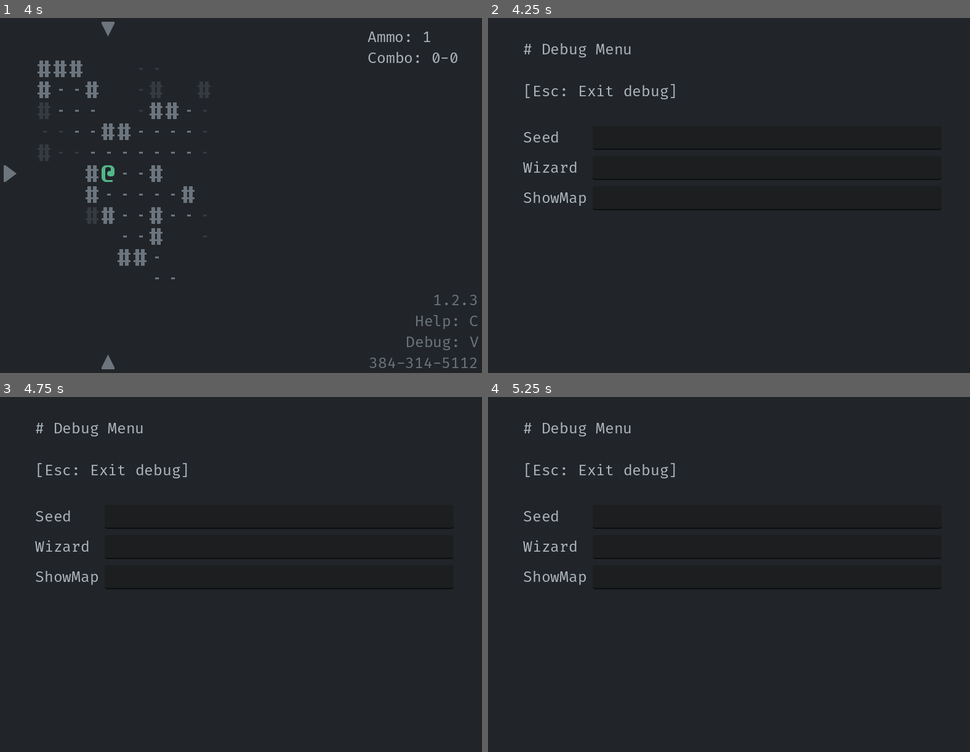
Above: before the commit, frames 1-4 (two rows, left to right).
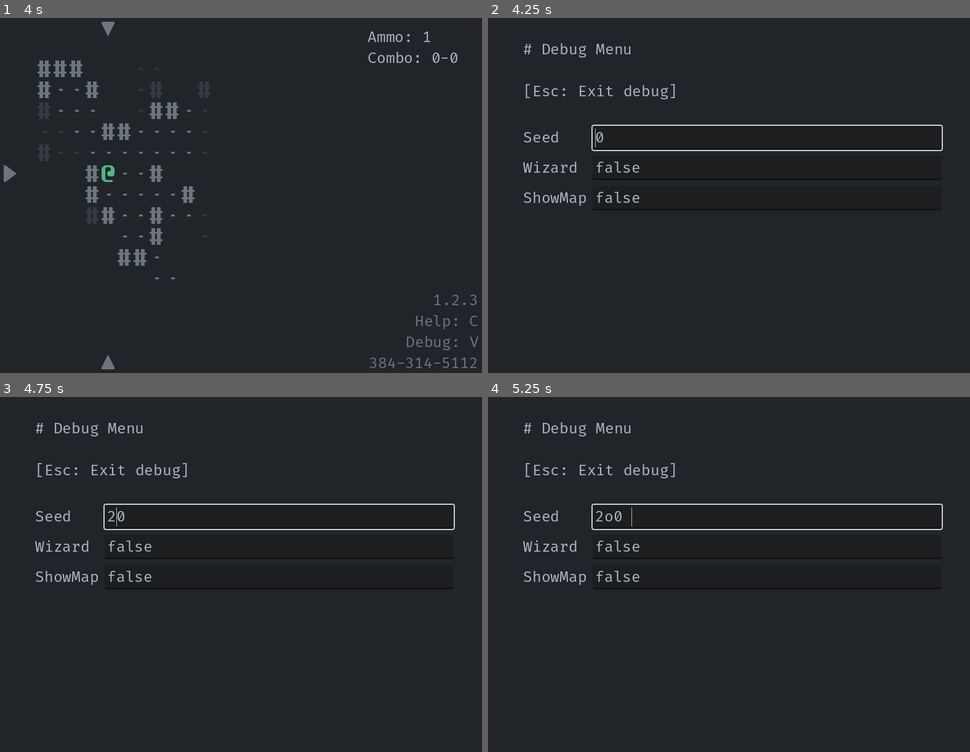
Above: after the commit, the same moments.

Repository: Bozar/godot-4-roguelike-demo
Game: Godot game, scene res://scene/main/main_screen.tscn
The game is run twice, just before and just after one commit, with the same random seed, the same clock (stepped at 60 frames per second) and the same inputs.
Inputs:
- Up to frame 1 (4 s): tap Space (aim) at 0.5, 2, 2.1, 3.5 s; hold Right (move_right) 0.53-1.28 s; tap 1 (add_ammo) at 0.6, 3.6 s; tap O (restart_game) at 1.25, 2.75 s; hold Down (move_down) 1.28-2.03 s; tap 2 (add_combo) at 1.35 s; hold Right (move_right) 2.03-2.78 s; hold Up (move_up) 2.78-3.53 s; tap R (replay_game) at 2.85 s; hold Left (move_left) from 3.53 s (still down)
- Up to frame 2 (4.25 s): keep holding Left (move_left); tap V (open_debug_menu) at 4.15 s
- Up to frame 3 (4.75 s): keep holding Left (move_left); tap 2 (add_combo) at 4.35 s
- Up to frame 4 (5.25 s): tap O (restart_game) at 5 s; release Left (move_left) at 5.03 s; hold Down (move_down) from 5.03 s (still down); tap Space (aim) at 5.1 s

Frame 1 is identical in both runs. In frame 2, 0.7% of the frame differs, in the area x 21-95%, y 30-53%; in frame 3, 0.8%; in frame 4, 0.8%.

Commit message:
Debug screen: Load settings from TransferData.

Diff:
--- /dev/null
+++ b/library/custom_line_edit.gd
@@ -0,0 +1,29 @@
+class_name CustomLineEdit
+extends LineEdit
+
+
+const FONT_COLOR_SETTINGS: Array = [
+        ["font_color", true],
+        ["font_placeholder_color", false],
+]
+
+
+func _ready() -> void:
+    text = ""
+    placeholder_text = ""
+
+
+func init_gui() -> void:
+    pass
+
+
+func _set_font_color() -> void:
+    var palette: Dictionary = TransferData.palette
+    var color_name: String
+    var is_light_color: bool
+
+    for i: Array in FONT_COLOR_SETTINGS:
+        color_name = i[0]
+        is_light_color = i[1]
+        add_theme_color_override(color_name, Palette.get_color(palette,
+                MainTag.GUI_TEXT, is_light_color))
--- a/project.godot
+++ b/project.godot
@@ -46,6 +46,10 @@
 
 [input]
 
+ui_cancel={
+"deadzone": 0.5,
+"events": []
+}
 move_left={
 "deadzone": 0.5,
 "events": [null, Object(InputEventKey,"resource_local_to_scene":false,"resource_name":"","device":-1,"window_id":0,"alt …(188 unchanged characters)…
--- a/scene/debug/debug_screen.gd
+++ b/scene/debug/debug_screen.gd
@@ -2,12 +2,18 @@
 extends CustomMarginContainer
 
 
-const LABEL_NODES: Array = [
+const GUI_NODES: Array = [
     "DebugVBox/TitleLabel",
     "DebugVBox/SettingGrid/SeedLabel",
     "DebugVBox/SettingGrid/WizardLabel",
     "DebugVBox/SettingGrid/MapLabel",
+    "DebugVBox/SettingGrid/SeedLineEdit",
+    "DebugVBox/SettingGrid/WizardLineEdit",
+    "DebugVBox/SettingGrid/MapLineEdit",
 ]
+
+const FOCUS_NODE: String = "DebugVBox/SettingGrid/SeedLineEdit"
+
 
 var _is_initialized: bool = false
 
@@ -16,14 +22,17 @@
     visible = false
 
 
+# https://docs.godotengine.org/en/stable/tutorials/scripting/gdscript/warning_system.html
 func init_gui() -> void:
-    var custom_label: CustomLabel
+    var custom_gui: Variant
 
-    for i: String in LABEL_NODES:
-        custom_label = get_node(i)
-        custom_label.init_gui()
+    for i: String in GUI_NODES:
+        custom_gui = get_node(i)
+        @warning_ignore("UNSAFE_METHOD_ACCESS")
+        custom_gui.init_gui()
 
 
+# NOTE: Delete `ui_cancel` key in `Input Map`.
 func _on_PlayerInput_action_pressed(input_tag: StringName) -> void:
     match input_tag:
         InputTag.CLOSE_MENU:
@@ -32,4 +41,5 @@
             if not _is_initialized:
                 init_gui()
                 _is_initialized = true
+            (get_node(FOCUS_NODE) as LineEdit).grab_focus()
             visible = true
--- a/scene/debug/debug_screen.tscn
+++ b/scene/debug/debug_screen.tscn
@@ -1,11 +1,14 @@
-[gd_scene load_steps=7 format=3 uid="uid://0hnbio3e38gf"]
+[gd_scene load_steps=10 format=3 uid="uid://0hnbio3e38gf"]
 
 [ext_resource type="Theme" uid="uid://bkqmmahujknn0" path="res://resource/default_theme.tres" id="1_a41jd"]
 [ext_resource type="Script" path="res://scene/debug/debug_screen.gd" id="2_uqve0"]
 [ext_resource type="Script" path="res://scene/debug/title_label.gd" id="3_yab54"]
 [ext_resource type="Script" path="res://scene/debug/seed_label.gd" id="4_chm2j"]
+[ext_resource type="Script" path="res://scene/debug/seed_line_edit.gd" id="5_go5t3"]
 [ext_resource type="Script" path="res://scene/debug/wizard_label.gd" id="5_ppnb2"]
 [ext_resource type="Script" path="res://scene/debug/map_label.gd" id="6_swbf4"]
+[ext_resource type="Script" path="res://scene/debug/wizard_line_edit.gd" id="7_mhx4x"]
+[ext_resource type="Script" path="res://scene/debug/map_line_edit.gd" id="9_8jgxo"]
 
 [node name="DebugScreen" type="MarginContainer"]
 offset_right = 800.0
@@ -43,6 +46,7 @@
 [node name="SeedLineEdit" type="LineEdit" parent="DebugVBox/SettingGrid"]
 layout_mode = 2
 size_flags_horizontal = 3
+script = ExtResource("5_go5t3")
 
 [node name="WizardLabel" type="Label" parent="DebugVBox/SettingGrid"]
 layout_mode = 2
@@ -52,6 +56,7 @@
 [node name="WizardLineEdit" type="LineEdit" parent="DebugVBox/SettingGrid"]
 layout_mode = 2
 size_flags_horizontal = 3
+script = ExtResource("7_mhx4x")
 
 [node name="MapLabel" type="Label" parent="DebugVBox/SettingGrid"]
 layout_mode = 2
@@ -61,3 +66,4 @@
 [node name="MapLineEdit" type="LineEdit" parent="DebugVBox/SettingGrid"]
 layout_mode = 2
 size_flags_horizontal = 3
+script = ExtResource("9_8jgxo")
--- /dev/null
+++ b/scene/debug/map_line_edit.gd
@@ -0,0 +1,8 @@
+class_name MapLineEdit
+extends CustomLineEdit
+
+
+func init_gui() -> void:
+    text = "%s" % TransferData.show_full_map
+    placeholder_text = "Default: false"
+    _set_font_color()
--- /dev/null
+++ b/scene/debug/seed_line_edit.gd
@@ -0,0 +1,8 @@
+class_name SeedLineEdit
+extends CustomLineEdit
+
+
+func init_gui() -> void:
+    text = "%s" % TransferData.rng_seed
+    placeholder_text = "Default: 0"
+    _set_font_color()
--- /dev/null
+++ b/scene/debug/wizard_line_edit.gd
@@ -0,0 +1,8 @@
+class_name WizardLineEdit
+extends CustomLineEdit
+
+
+func init_gui() -> void:
+    text = "%s" % TransferData.wizard_mode
+    placeholder_text = "Default: false"
+    _set_font_color()
